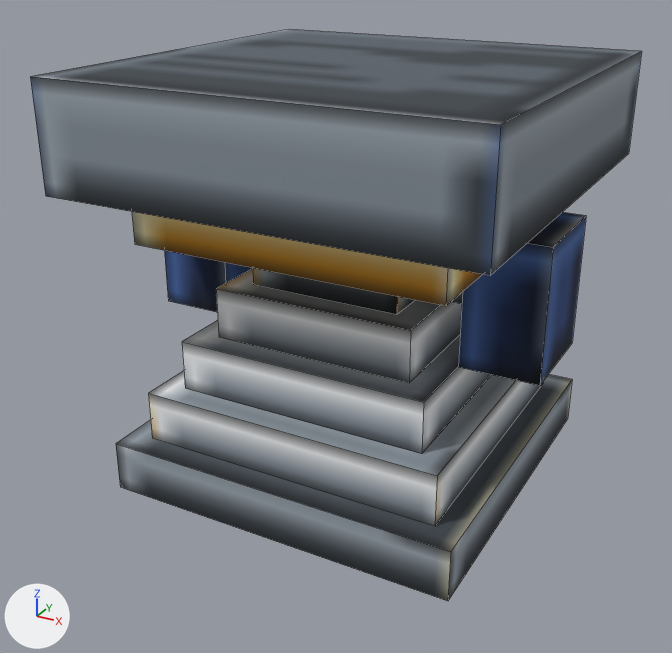
A saved change to the OBJ model src/main/resources/assets/adv_rocketry/models/rocket/advrocketmotor.obj.
Camera for both pictures: a camera (50 mm lens) standing at (1.477, -2.398, 1.295) and looking at (0.473, -0.574, 0.383). The axes (+X, +Y, +Z) are drawn at lower left. The lights are the same throughout. The picture after the commit comes second. Mesh edges are drawn as thin lines. Where no turn or scale is listed for an object, it has been applied to the vertices.

Objects in the first picture: 'Material'.
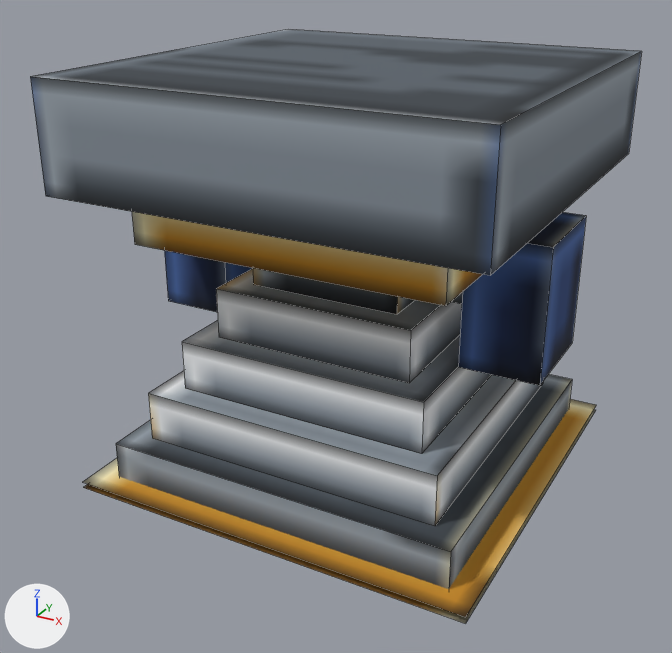
What differs and where, as boxes (x1, y1, x2, y2) in the pictures (672 x 653 px):
'RecessedBacking', added
    after: (83, 399, 596, 624)

Patch to the scene script:
```diff
--- a/src/main/resources/assets/adv_rocketry/models/rocket/advrocketmotor.obj.py
+++ b/src/main/resources/assets/adv_rocketry/models/rocket/advrocketmotor.obj.py
@@ me_recessedbacking @@
+me_recessedbacking.from_pydata(...)  # 8 vertices, 2 faces; spans x 0.0..1.0, y -1.0..0.0, z 0.016..0.031
+me_recessedbacking.materials.append(mat_advrocketmotor)  # picture img_advrocketmotor
@@ ob_recessedbacking @@
+ob_recessedbacking = bpy.data.objects.new('RecessedBacking', me_recessedbacking)
+ob_recessedbacking.location = (0.0, 0.0, 0.0)
```
